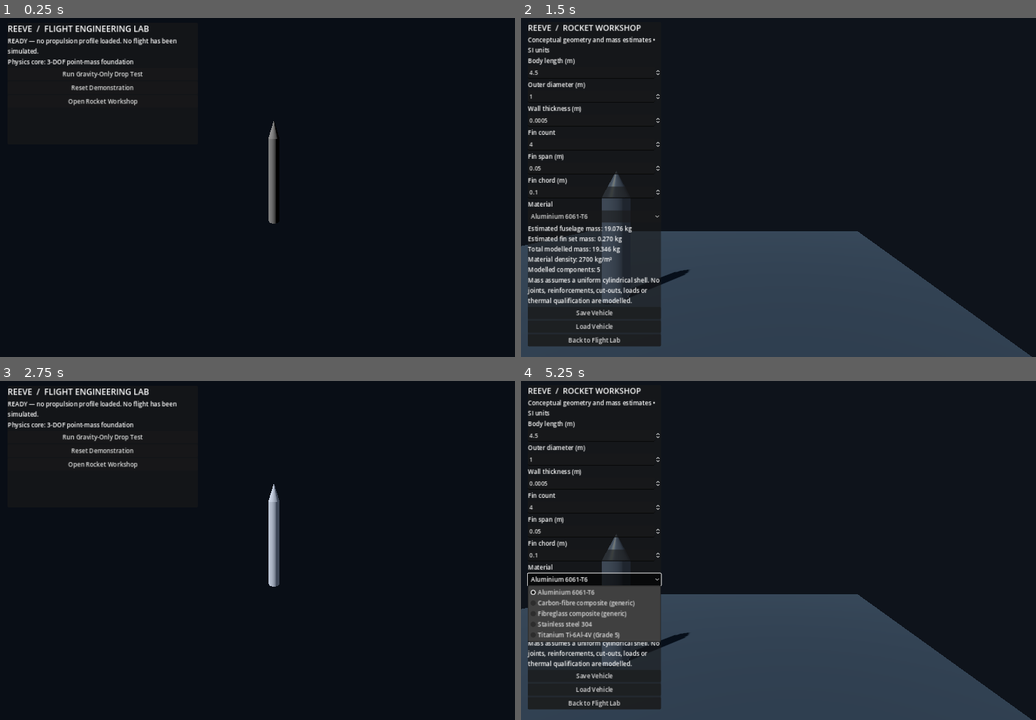
Above: before the commit, frames 1-4 (two rows, left to right).
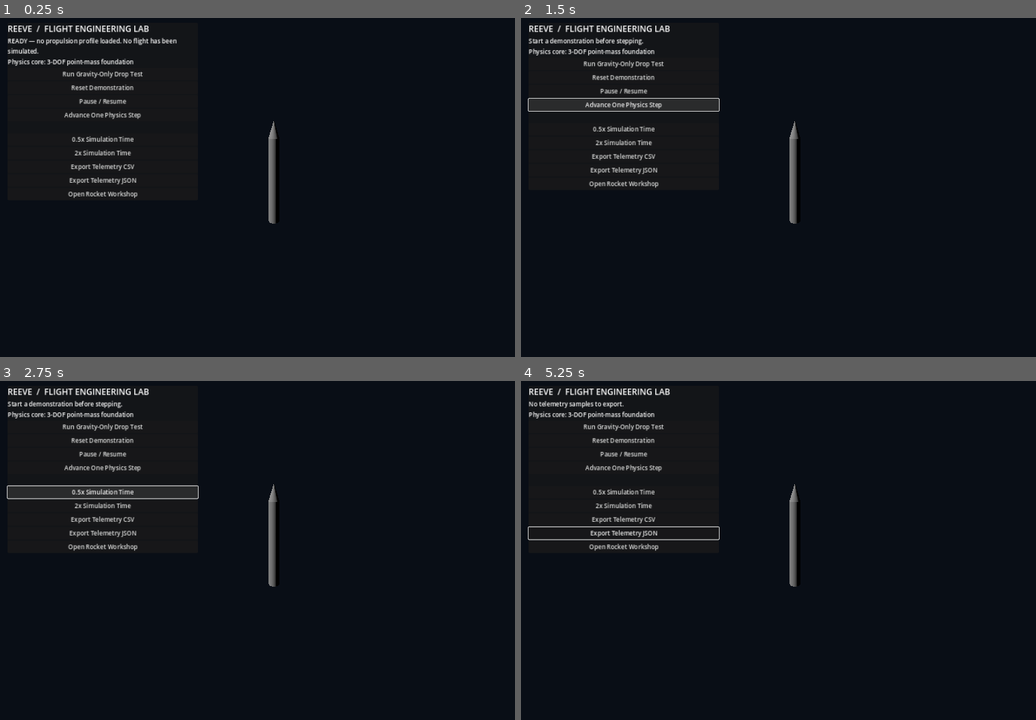
Above: after the commit, the same moments.

Repository: Inflare12/Reeve
Game: Godot game, scene res://scenes/main/main.tscn
Two runs of this game, one before a commit and one after it. Both use one fixed random seed, a clock stepped at 60 frames per second and the inputs below.
Inputs (mouse positions are in pixels of both pictures, inside the frame that each line leads up to):
- Up to frame 1 (0.25 s): no input
- Up to frame 2 (1.5 s): click (624, 102) at 0.5 s, where only the run after the commit has a clickable "Pause / Resume"; click (624, 106) at 1.25 s, where only the run after the commit has a clickable "Advance One Physics Step"
- Up to frame 3 (2.75 s): click "Back to Flight Lab" (after the commit: "0.5x Simulation Time") at 2 s
- Up to frame 4 (5.25 s): click "Open Rocket Workshop" (after the commit: "2x Simulation Time") at 2.75 s; click (624, 519) at 3.5 s, where only the run after the commit has a clickable "Export Telemetry CSV"; click (624, 533) at 4.25 s, where only the run after the commit has a clickable "Export Telemetry JSON"; click (593, 581) at 5 s, where only the run before the commit has a clickable "Aluminium 6061-T6"

The runs differ from the first frame. In frame 1, 1.0% of the frame differs, in the area x 12-28%, y 23-54%; in frame 2, 32%; in frame 3, 3.3%; in frame 4, 33%, in the area x 0-100%, y 2-100%.

Commit message:
Add pause, resume, single-step, time scaling and telemetry export controls

Diff:
--- a/scripts/main.gd
+++ b/scripts/main.gd
@@ -5,6 +5,9 @@
 @onready var camera: Camera3D = $Camera3D
 
 var simulation := ReeveSimulationController.new()
+var time_scale: float = 1.0
+var run_button: Button
+var time_scale_label: Label
 
 func _ready() -> void:
 	camera.look_at(Vector3(0.0, 2.0, 0.0), Vector3.UP)
@@ -22,6 +25,53 @@
 	reset_button.pressed.connect(_reset_demonstration)
 	$CanvasLayer/Panel/Info.add_child(reset_button)
 
+	var pause_button := Button.new()
+	pause_button.name = "PauseResumeButton"
+	pause_button.text = "Pause / Resume"
+	pause_button.pressed.connect(_toggle_pause)
+	$CanvasLayer/Panel/Info.add_child(pause_button)
+
+	var step_button := Button.new()
+	step_button.name = "SingleStepButton"
+	step_button.text = "Advance One Physics Step"
+	step_button.pressed.connect(_single_step)
+	$CanvasLayer/Panel/Info.add_child(step_button)
+
+	time_scale_label = Label.new()
+	time_scale_label.name = "TimeScaleLabel"
+	$CanvasLayer/Panel/Info.add_child(time_scale_label)
+	_update_time_scale_label()
+
+	var slower_button := Button.new()
+	slower_button.name = "SlowerButton"
+	slower_button.text = "0.5x Simulation Time"
+	slower_button.pressed.connect(func() -> void:
+		time_scale = maxf(0.125, time_scale * 0.5)
+		_update_time_scale_label()
+	)
+	$CanvasLayer/Panel/Info.add_child(slower_button)
+
+	var faster_button := Button.new()
+	faster_button.name = "FasterButton"
+	faster_button.text = "2x Simulation Time"
+	faster_button.pressed.connect(func() -> void:
+		time_scale = minf(8.0, time_scale * 2.0)
+		_update_time_scale_label()
+	)
+	$CanvasLayer/Panel/Info.add_child(faster_button)
+
+	var export_csv_button := Button.new()
+	export_csv_button.name = "ExportCsvButton"
+	export_csv_button.text = "Export Telemetry CSV"
+	export_csv_button.pressed.connect(_export_csv)
+	$CanvasLayer/Panel/Info.add_child(export_csv_button)
+
+	var export_json_button := Button.new()
+	export_json_button.name = "ExportJsonButton"
+	export_json_button.text = "Export Telemetry JSON"
+	export_json_button.pressed.connect(_export_json)
+	$CanvasLayer/Panel/Info.add_child(export_json_button)
+
 	var workshop_button := Button.new()
 	workshop_button.name = "WorkshopButton"
 	workshop_button.text = "Open Rocket Workshop"
@@ -33,12 +83,51 @@
 func _process(delta: float) -> void:
 	if not simulation.running:
 		return
-	simulation.advance_frame(delta)
+	simulation.advance_frame(delta, time_scale)
 	_update_flight_display()
 	if simulation.ground_contact:
 		status_label.text = "GROUND CONTACT — demonstration complete"
 	elif not simulation.last_error.is_empty():
 		status_label.text = "SIMULATION ERROR — %s" % simulation.last_error
+
+func _toggle_pause() -> void:
+	if simulation.state == null:
+		status_label.text = "Start a demonstration before pausing."
+	elif simulation.running:
+		simulation.pause()
+		status_label.text = "PAUSED — simulation state preserved"
+	else:
+		simulation.resume()
+		status_label.text = "RUNNING — simulation resumed"
+
+func _single_step() -> void:
+	if simulation.state == null:
+		status_label.text = "Start a demonstration before stepping."
+		return
+	simulation.pause()
+	if simulation.step_once():
+		status_label.text = "PAUSED — advanced exactly one %.6f s physics step" % simulation.fixed_dt_s
+		_update_flight_display()
+	else:
+		status_label.text = "STEP FAILED — %s" % simulation.last_error
+
+func _update_time_scale_label() -> void:
+	if time_scale_label != null:
+		time_scale_label.text = "Simulation time scale: %.3gx" % time_scale
+
+func _export_csv() -> void:
+	if simulation.telemetry.samples.is_empty():
+		status_label.text = "No telemetry samples to export."
+		return
+	var result: Error = simulation.telemetry.export_csv("user://reeve_telemetry.csv")
+	status_label.text = "CSV exported to user://reeve_telemetry.csv" if result == OK else "CSV export failed: %s" % error_string(result)
+
+func _export_json() -> void:
+	if simulation.telemetry.samples.is_empty():
+		status_label.text = "No telemetry samples to export."
+		return
+	var result: Error = simulation.telemetry.export_json("user://reeve_telemetry.json")
+	status_label.text = "JSON exported to user://reeve_telemetry.json" if result == OK else "JSON export failed: %s" % error_string(result)
 
 func _start_gravity_drop() -> void:
 	var initial_state := ReeveFlightState.new()
@@ -73,7 +162,8 @@
 	var state := simulation.state
 	var atmosphere := ReeveAtmosphere.sample(state.position_m.y)
 	var speed: float = state.velocity_m_s.length()
-	var dynamic_pressure: float = 0.5 * float(atmosphere.density_kg_m3) * speed * speed
+	var relative_air_speed: float = (state.velocity_m_s - simulation.wind_velocity_m_s).length()
+	var dynamic_pressure: float = 0.5 * float(atmosphere.density_kg_m3) * relative_air_speed * relative_air_speed
 	$RocketVisual.position = state.position_m
 	camera.position = state.position_m + Vector3(10.0, 6.0, 13.0)
 	camera.look_at(state.position_m + Vector3.UP * 2.0, Vector3.UP)
